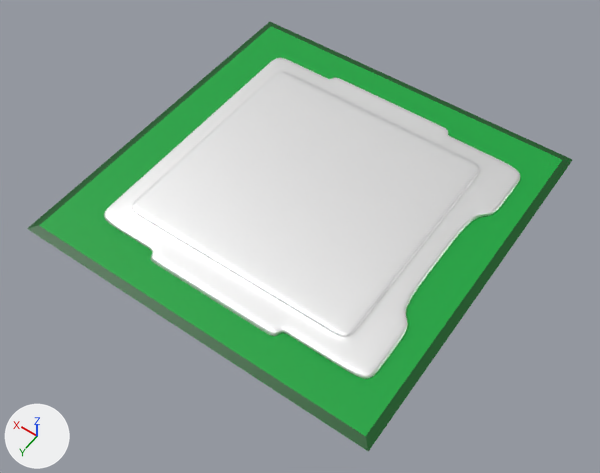
Renders of the FBX model GetOrderM/Assets/models/pc/pc_models/cpu.fbx from each side of a commit.
Both versions are drawn from a 50 mm camera at (-0.0298, 0.0432, 0.0604) aimed at (-0.0014, 0.0035, -0.002). Every picture has the same lights, and +X, +Y and +Z are marked at lower left. Where no turn or scale is listed for an object, it has been applied to the vertices.

The older version as bpy lines, for what is in view:
```python
me_cube_001 = bpy.data.meshes.new('Cube.001')
me_cube_001.from_pydata(...)  # 12 vertices, 10 faces; spans x -0.0188..0.0188, y -0.0188..0.0188, z 0.0..0.0002
# faces by material slot: [6, 4]
me_cube_001.materials.append(mat_material_001)  # green #00a43b
me_cube_001.materials.append(mat_material_002)  # dark green #005518
me_mesh = bpy.data.meshes.new('Mesh')
me_mesh.from_pydata(...)  # 30722 vertices, 30720 faces; spans x -0.0158..0.0142, y -0.015..0.015, z -0.0003..0.0007
me_mesh.materials.append(mat_material_003)  # white #ffffff
ob_cube = bpy.data.objects.new('Cube', me_cube_001)
ob_cube.location = (0.0, 0.0, 0.0)
ob_cube_001 = bpy.data.objects.new('Cube.001', me_mesh)
ob_cube_001.location = (0.0, 0.0, 0.00033)
```
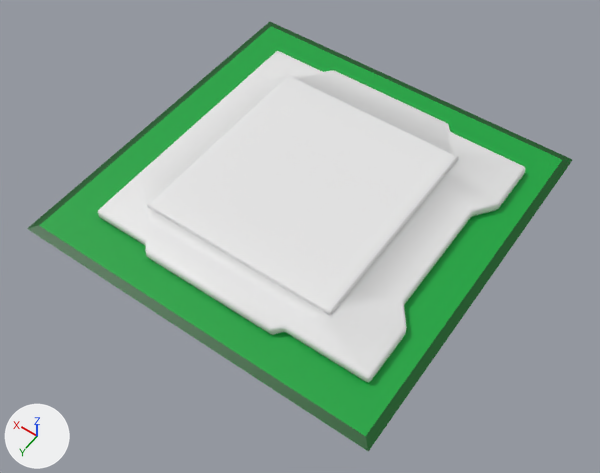
The change, as a list of edits to the scene's bpy script:
```text
Add me_cube_002:
    me_cube_002.from_pydata(...)  # 374 vertices, 371 faces; spans x -0.0157..0.0143, y -0.015..0.015, z -0.0006..0.001
Remove ob_cube_001:
    ob_cube_001 = bpy.data.objects.new('Cube.001', me_mesh)
    ob_cube_001.location = (0.0, 0.0, 0.00033)
Add ob_top:
    ob_top = bpy.data.objects.new('top', me_cube_002)
    ob_top.location = (-0.00011, 0.00001, 0.0008)
```

Changed parts and their boxes [x1, y1, x2, y2] in the pictures (600 x 473 px):
'top', added
    after: [97, 51, 525, 382]
'Cube.001', deleted
    before: [104, 58, 521, 379]
